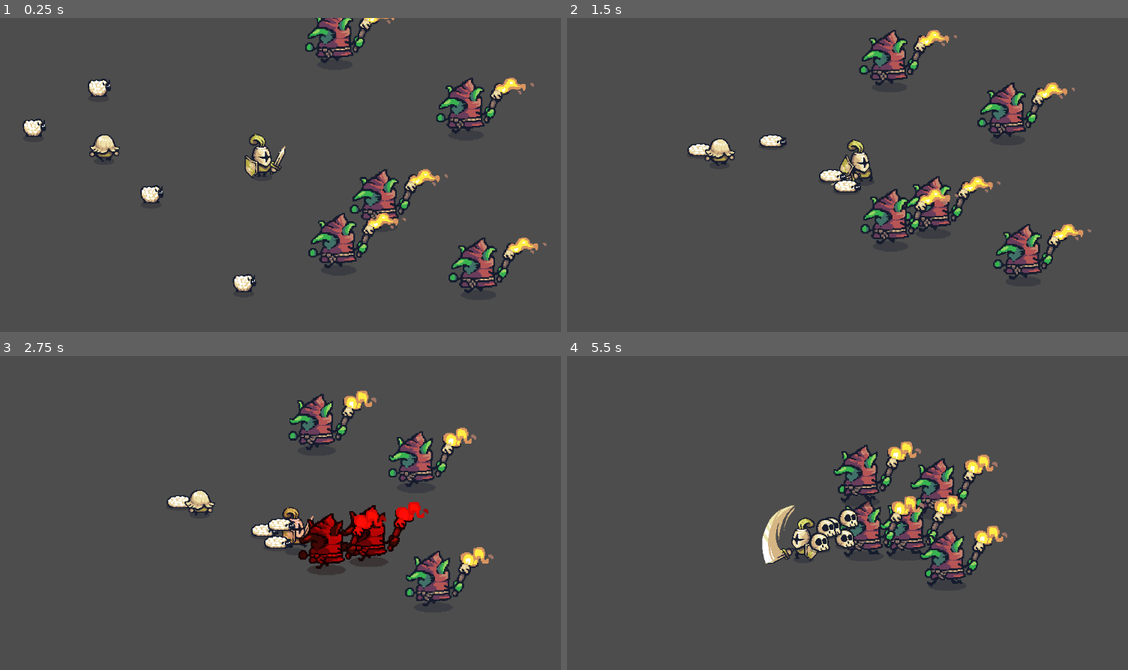
Above: before the commit, frames 1-4 (two rows, left to right).
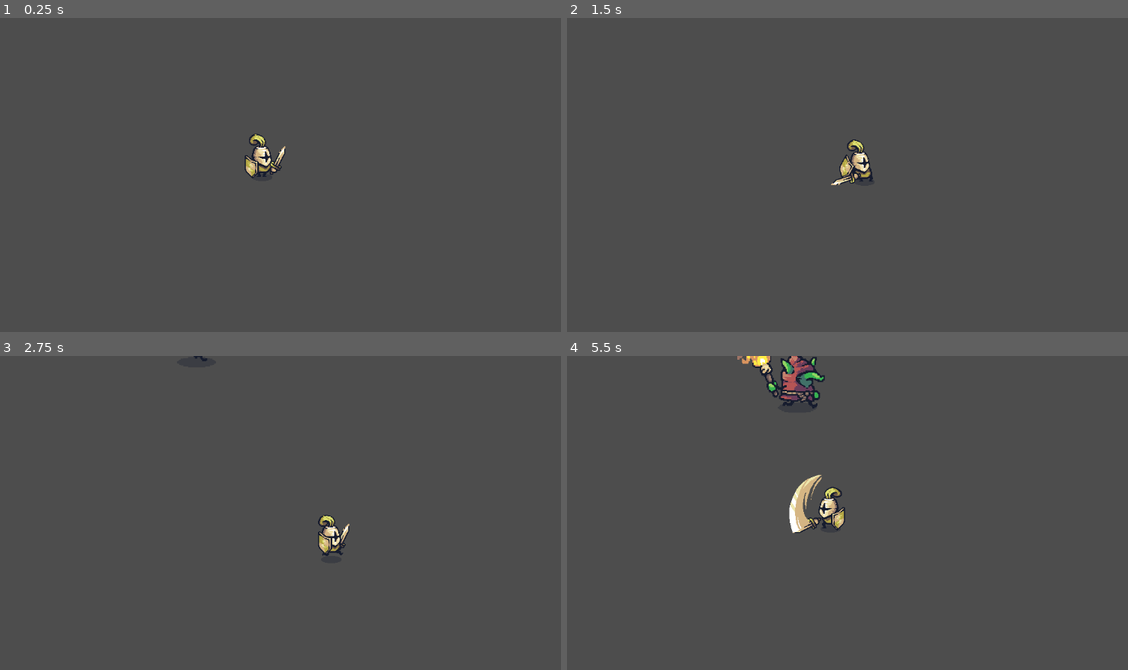
Above: after the commit, the same moments.

Repository: rhpinotti/dio-tiny_swords
Game: Godot game, scene res://test_scenes/test_battle.tscn
Two runs of this game, one before a commit and one after it. Both use one fixed random seed, a clock stepped at 60 frames per second and the inputs below. The project has no main scene, so this scene is started directly.
Inputs (mouse positions are in pixels of both pictures, inside the frame that each line leads up to):
- Up to frame 1 (0.25 s): no input
- Up to frame 2 (1.5 s): move the mouse to (959, 168) at 0.52 s; hold D (move_right) 0.53-1.28 s; click (959, 168) at 0.6 s; move the mouse to (707, 203) at 1.27 s; hold S (move_down) from 1.28 s (still down); click (707, 203) at 1.35 s
- Up to frame 3 (2.75 s): move the mouse to (319, 450) at 2.02 s; release S (move_down) at 2.03 s; hold D (move_right) from 2.03 s (still down); click (319, 450) at 2.1 s
- Up to frame 4 (5.5 s): move the mouse to (797, 591) at 2.77 s; release D (move_right) at 2.78 s; hold W (move_up) 2.78-3.53 s; click (797, 591) at 2.85 s; move the mouse to (1010, 575) at 3.52 s; hold A (move_left) 3.53-5.03 s; click (1010, 575) at 3.6 s; move the mouse to (651, 475) at 4.27 s; click (651, 475) at 4.35 s; move the mouse to (858, 525) at 5.02 s; hold S (move_down) from 5.03 s (still down); click (858, 525) at 5.1 s

The runs differ from the first frame. In frame 1, 7.3% of the frame differs, in the area x 4-98%, y 0-88%; in frame 2, 7.2%; in frame 3, 7.7%; in frame 4, 9.6%, in the area x 30-79%, y 0-74%.

Commit message:
Criação de criaturas, adição de inimigos aleatórios

Diff:
--- /dev/null
+++ b/misc/life_regenerator.gd
@@ -0,0 +1,12 @@
+extends Node2D
+
+@export var regeneration_amount: int = 10
+
+func _ready():
+	$Area2D.body_entered.connect(on_body_entered)
+
+func on_body_entered(body: Node2D):
+	if body.is_in_group("player"):
+		var player: Player = body
+		player.heal(regeneration_amount)
+		queue_free()
--- /dev/null
+++ b/misc/meat.tscn
@@ -0,0 +1,80 @@
+[gd_scene load_steps=12 format=3 uid="uid://opxghuugo161"]
+
+[ext_resource type="Texture2D" uid="uid://bs5agi4uduw6m" path="res://addons/Tiny Swords/Resources/Resources/M_Spawn.png" id="1_o2a5b"]
+[ext_resource type="Script" path="res://misc/life_regenerator.gd" id="2_dores"]
+
+[sub_resource type="AtlasTexture" id="AtlasTexture_rrjgu"]
+atlas = ExtResource("1_o2a5b")
+region = Rect2(0, 0, 128, 128)
+
+[sub_resource type="AtlasTexture" id="AtlasTexture_v3gg4"]
+atlas = ExtResource("1_o2a5b")
+region = Rect2(128, 0, 128, 128)
+
+[sub_resource type="AtlasTexture" id="AtlasTexture_gig4r"]
+atlas = ExtResource("1_o2a5b")
+region = Rect2(256, 0, 128, 128)
+
+[sub_resource type="AtlasTexture" id="AtlasTexture_j2gib"]
+atlas = ExtResource("1_o2a5b")
+region = Rect2(384, 0, 128, 128)
+
+[sub_resource type="AtlasTexture" id="AtlasTexture_yc1nq"]
+atlas = ExtResource("1_o2a5b")
+region = Rect2(512, 0, 128, 128)
+
+[sub_resource type="AtlasTexture" id="AtlasTexture_wg6r2"]
+atlas = ExtResource("1_o2a5b")
+region = Rect2(640, 0, 128, 128)
+
+[sub_resource type="AtlasTexture" id="AtlasTexture_xwuuo"]
+atlas = ExtResource("1_o2a5b")
+region = Rect2(768, 0, 128, 128)
+
+[sub_resource type="SpriteFrames" id="SpriteFrames_ga0d8"]
+animations = [{
+"frames": [{
+"duration": 1.0,
+"texture": SubResource("AtlasTexture_rrjgu")
+}, {
+"duration": 1.0,
+"texture": SubResource("AtlasTexture_v3gg4")
+}, {
+"duration": 1.0,
+"texture": SubResource("AtlasTexture_gig4r")
+}, {
+"duration": 1.0,
+"texture": SubResource("AtlasTexture_j2gib")
+}, {
+"duration": 1.0,
+"texture": SubResource("AtlasTexture_yc1nq")
+}, {
+"duration": 1.0,
+"texture": SubResource("AtlasTexture_wg6r2")
+}, {
+"duration": 1.0,
+"texture": SubResource("AtlasTexture_xwuuo")
+}],
+"loop": false,
+"name": &"default",
+"speed": 10.0
+}]
+
+[sub_resource type="CircleShape2D" id="CircleShape2D_guugn"]
+radius = 27.0185
+
+[node name="Meat" type="AnimatedSprite2D"]
+sprite_frames = SubResource("SpriteFrames_ga0d8")
+autoplay = "default"
+frame = 6
+frame_progress = 1.0
+offset = Vector2(0, -30)
+script = ExtResource("2_dores")
+regeneration_amount = 20
+
+[node name="Area2D" type="Area2D" parent="."]
+position = Vector2(1, 1)
+
+[node name="CollisionShape2D" type="CollisionShape2D" parent="Area2D"]
+position = Vector2(0, -16)
+shape = SubResource("CircleShape2D_guugn")
--- a/player/player.gd
+++ b/player/player.gd
@@ -1,8 +1,11 @@
+class_name Player
+
 extends CharacterBody2D
 
 @export var speed: float = 3
 @export var sword_damage: int = 2
 @export var health: int = 100
+@export var max_health: int = 100
 @export var death_prefab: PackedScene
 
 @onready var animation_player: AnimationPlayer = $AnimationPlayer
@@ -34,6 +37,7 @@
 
 	update_hitbox_detection(delta)
 
+@warning_ignore("unused_parameter")
 func _physics_process(delta: float):
 	# modificar velocidade
 	var target_velocity = input_vector * speed * 100
@@ -123,6 +127,7 @@
 	var bodies = hitbox_area.get_overlapping_bodies()
 	for body in bodies:
 		if body.is_in_group("enemies"):
+			@warning_ignore("unused_variable")
 			var enemy: Enemy = body
 			var damage_amount = 1
 			damage(damage_amount)
@@ -150,3 +155,9 @@
 		get_parent().add_child(death_object)
 
 	queue_free()
+
+func heal(amount: int) -> int:
+	health += amount
+	if health >= max_health:
+		health = max_health
+	return health
--- a/player/player.tscn
+++ b/player/player.tscn
@@ -256,7 +256,7 @@
 [sub_resource type="CircleShape2D" id="CircleShape2D_rl62n"]
 radius = 27.1845
 
-[node name="Player" type="CharacterBody2D"]
+[node name="Player" type="CharacterBody2D" groups=["player"]]
 motion_mode = 1
 script = ExtResource("1_hjqy1")
 death_prefab = ExtResource("2_84fm6")
--- /dev/null
+++ b/systems/mob_spawner.gd
@@ -0,0 +1,29 @@
+extends Node2D
+
+@export var creatures: Array[PackedScene]
+@export var mobs_per_minute: float = 60.0
+
+@onready var path_follow_2d: PathFollow2D = %PathFollow2D
+
+var cooldown: float = 0.0
+
+func _process(delta):
+	#temporizador
+	cooldown -= delta
+	if cooldown > 0:
+		return
+
+	#frequência: monstros por minuto
+	var interval = 60.0 / mobs_per_minute
+	cooldown = interval
+
+	#instanciar criatura
+	var index = randi_range(0, creatures.size() - 1)
+	var creature_scene = creatures[index]
+	var creature = creature_scene.instantiate()
+	creature.global_position = get_point()
+	get_parent().add_child(creature)
+
+func get_point() -> Vector2:
+	path_follow_2d.progress_ratio = randf()
+	return path_follow_2d.global_position
--- /dev/null
+++ b/systems/mob_spawner.tscn
@@ -0,0 +1,31 @@
+[gd_scene load_steps=6 format=3 uid="uid://by710ex7aywg3"]
+
+[ext_resource type="Script" path="res://systems/mob_spawner.gd" id="1_uh0du"]
+[ext_resource type="PackedScene" uid="uid://brw8okwafn8us" path="res://enemies/goblin.tscn" id="2_pr6fn"]
+[ext_resource type="PackedScene" uid="uid://rjyisyca8pln" path="res://enemies/pawn.tscn" id="3_43hyn"]
+[ext_resource type="PackedScene" uid="uid://buv6vfqjiny5s" path="res://enemies/sheep.tscn" id="4_bixbp"]
+
+[sub_resource type="Curve2D" id="Curve2D_mq0ca"]
+_data = {
+"points": PackedVector2Array(0, 0, 0, 0, -679, -336, 0, 0, 0, 0, 562.49, -380, 0, 0, 0, 0, 643, 420, 0, 0, 0, 0, -17, 464, 0, 0, 0, 0, -678, 419, 0, 0, 0, 0, -684, -328)
+}
+point_count = 6
+
+[node name="MobSpawner" type="Node2D"]
+position = Vector2(577, 277)
+script = ExtResource("1_uh0du")
+creatures = Array[PackedScene]([ExtResource("2_pr6fn"), ExtResource("3_43hyn"), ExtResource("4_bixbp")])
+
+[node name="Path2D" type="Path2D" parent="."]
+position = Vector2(38.1432, 0)
+scale = Vector2(1.05576, 1)
+curve = SubResource("Curve2D_mq0ca")
+
+[node name="PathFollow2D" type="PathFollow2D" parent="Path2D"]
+unique_name_in_owner = true
+position = Vector2(-679, -336)
+rotation = -0.0354265
+
+[node name="_Timer_42424" type="Timer" parent="Path2D/PathFollow2D"]
+wait_time = 0.2
+one_shot = true
--- a/test_scenes/test_assets.tscn
+++ b/test_scenes/test_assets.tscn
@@ -1,3 +1,19 @@
-[gd_scene format=3 uid="uid://dg11bajogakri"]
+[gd_scene load_steps=3 format=3 uid="uid://dg11bajogakri"]
+
+[ext_resource type="PackedScene" uid="uid://cfbhy4nrstq3v" path="res://player/player.tscn" id="1_l2e3b"]
+[ext_resource type="PackedScene" uid="uid://opxghuugo161" path="res://misc/meat.tscn" id="2_fkjqa"]
 
 [node name="Node2D" type="Node2D"]
+
+[node name="Player" parent="." instance=ExtResource("1_l2e3b")]
+position = Vector2(317, 193)
+health = 50
+
+[node name="Meat" parent="." instance=ExtResource("2_fkjqa")]
+position = Vector2(637, 231)
+
+[node name="Meat2" parent="." instance=ExtResource("2_fkjqa")]
+position = Vector2(171, 529)
+
+[node name="Meat3" parent="." instance=ExtResource("2_fkjqa")]
+position = Vector2(675, 427)
--- a/test_scenes/test_battle.tscn
+++ b/test_scenes/test_battle.tscn
@@ -1,41 +1,12 @@
-[gd_scene load_steps=5 format=3 uid="uid://d2uo4ctgk75m2"]
+[gd_scene load_steps=3 format=3 uid="uid://d2uo4ctgk75m2"]
 
 [ext_resource type="PackedScene" uid="uid://cfbhy4nrstq3v" path="res://player/player.tscn" id="1_7pkwo"]
-[ext_resource type="PackedScene" uid="uid://buv6vfqjiny5s" path="res://enemies/sheep.tscn" id="2_evn1f"]
-[ext_resource type="PackedScene" uid="uid://rjyisyca8pln" path="res://enemies/pawn.tscn" id="2_j5oj6"]
-[ext_resource type="PackedScene" uid="uid://brw8okwafn8us" path="res://enemies/goblin.tscn" id="3_ns87p"]
+[ext_resource type="PackedScene" uid="uid://by710ex7aywg3" path="res://systems/mob_spawner.tscn" id="2_p8euy"]
 
 [node name="TestBattle" type="Node2D"]
 
 [node name="Player" parent="." instance=ExtResource("1_7pkwo")]
 position = Vector2(577, 302)
 
-[node name="Sheep" parent="." instance=ExtResource("2_evn1f")]
-position = Vector2(228, 132)
-
-[node name="Sheep2" parent="." instance=ExtResource("2_evn1f")]
-position = Vector2(325, 366)
-
-[node name="Sheep3" parent="." instance=ExtResource("2_evn1f")]
-position = Vector2(537, 569)
-
-[node name="Sheep4" parent="." instance=ExtResource("2_evn1f")]
-position = Vector2(98, 222)
-
-[node name="Goblin" parent="." instance=ExtResource("3_ns87p")]
-position = Vector2(979, 231)
-
-[node name="Goblin2" parent="." instance=ExtResource("3_ns87p")]
-position = Vector2(813, 413)
-
-[node name="Goblin3" parent="." instance=ExtResource("3_ns87p")]
-position = Vector2(730, 500)
-
-[node name="Goblin4" parent="." instance=ExtResource("3_ns87p")]
-position = Vector2(1002, 545)
-
-[node name="Goblin5" parent="." instance=ExtResource("3_ns87p")]
-position = Vector2(723, 89)
-
-[node name="Pawn" parent="." instance=ExtResource("2_j5oj6")]
-position = Vector2(257, 277)
+[node name="MobSpawner" parent="." instance=ExtResource("2_p8euy")]
+mobs_per_minute = 10.0
